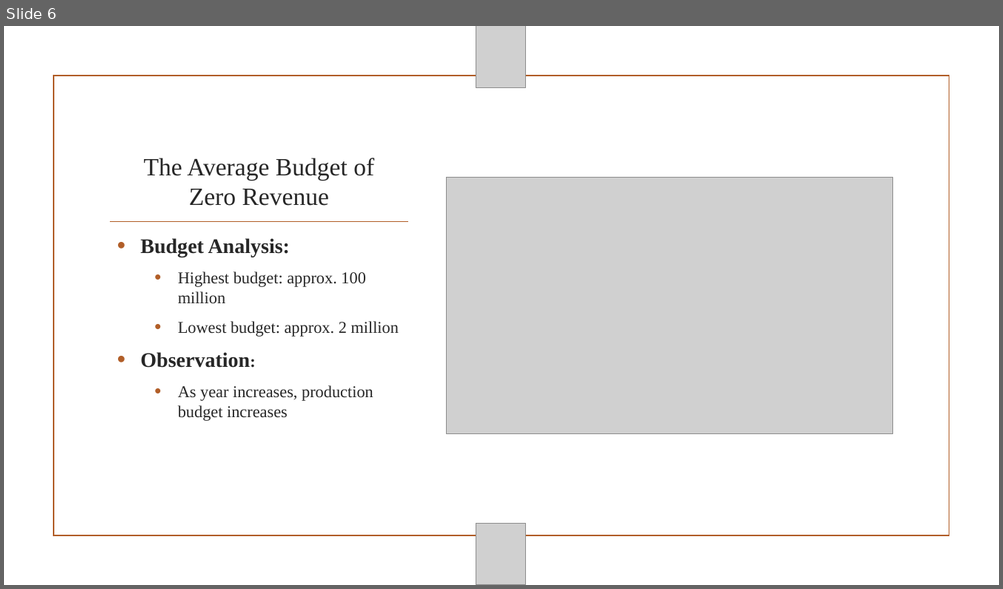
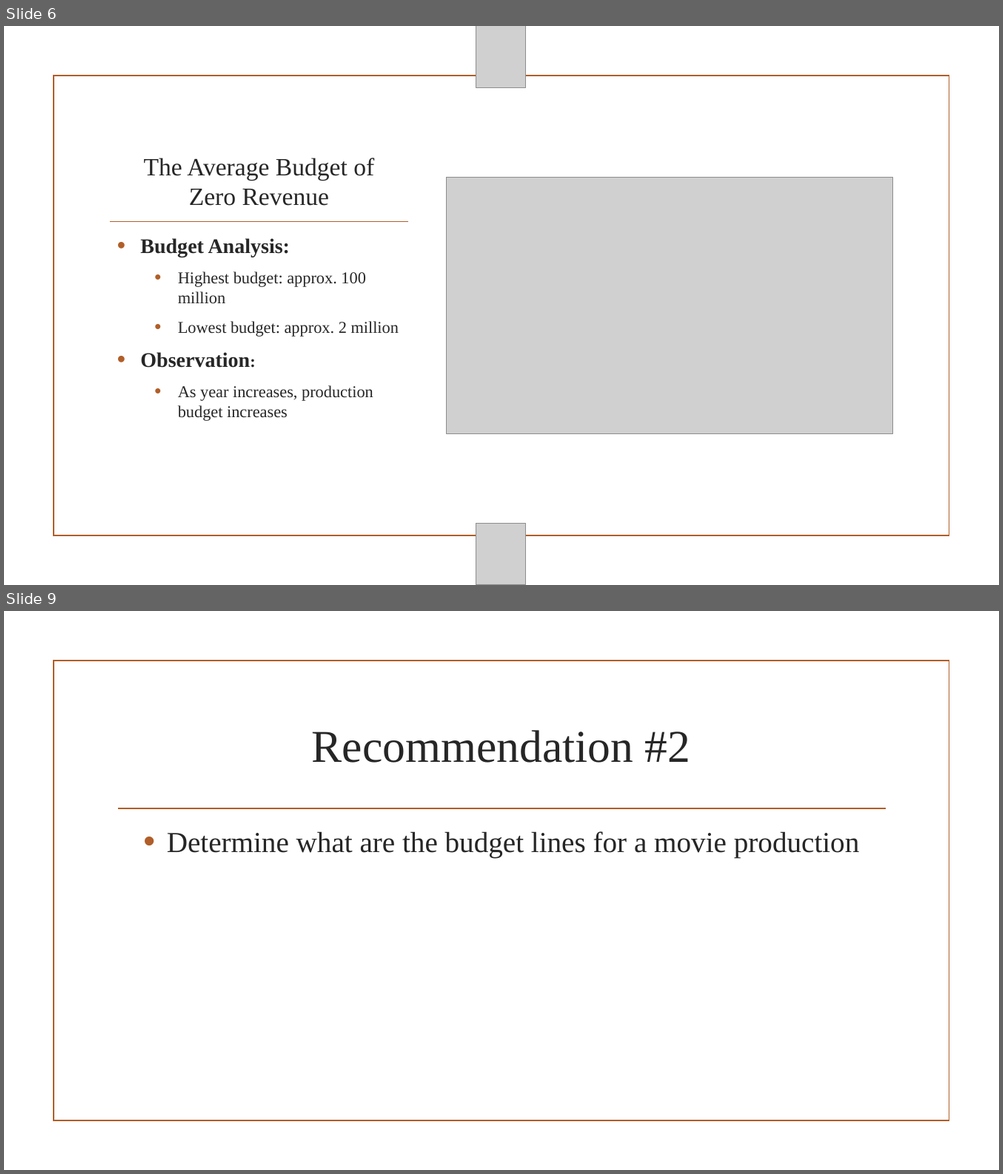
Before and after one commit to Nyla-max/dsc-mod-1-project-v2-1-onl01-dtsc-pt-012120, a slide deck: Module1_Project.pptx. Shown one above the other, each under a label of ours: slide 6 before the commit, slides 6 and 9 after it; the slides between them are not shown. The pictures are 1003x589 and 1003x1174 pixels, drawn with LibreOffice and Linux fonts; fonts in the diff are those of the drawing; grey boxes stand for pictures; background and template pictures are left out. Boxes give left, top, right and bottom in pixels: in the first picture for what was removed or moved away, otherwise in the second. Text is boxed around its words. In the diff, an @@ line names an element or a change of style, - is before the commit and + after.

```diff
--- a/Module1_Project.pptx
+++ b/Module1_Project.pptx
@@ slide 9 added at <box>4,611,999,1170</box>, background picture (left out) @@
@@ rectangle added at <box>54,661,948,1122</box>, outline #B15E28 1.25 pt @@
@@ title added at <box>312,730,690,763</box>, 44 pt, text #262626 @@
+Recommendation #2
@@ line added from (118, 809) to (885, 809), #B15E28 1.25 pt @@
@@ text added at <box>167,832,859,857</box>, 28 pt, text #262626 @@
+• Determine what are the budget lines for a movie production
```
Also in this commit, not shown: 1 slide changed, 3 other slides added.
